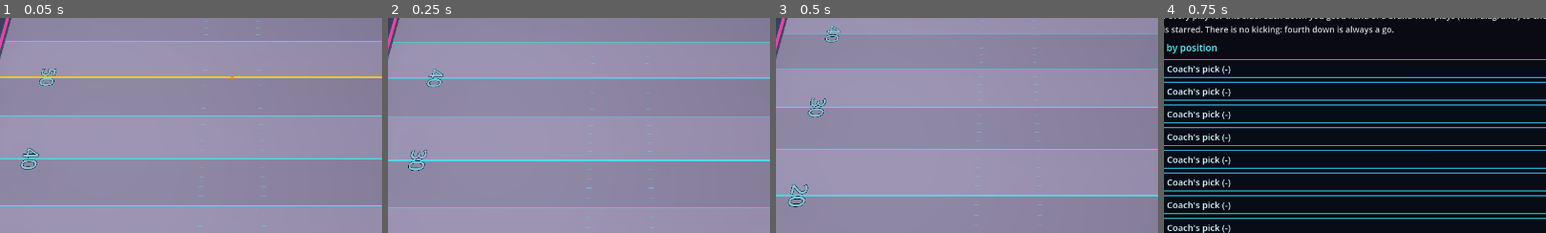
Above: before the commit, frames 1-4 (left to right).
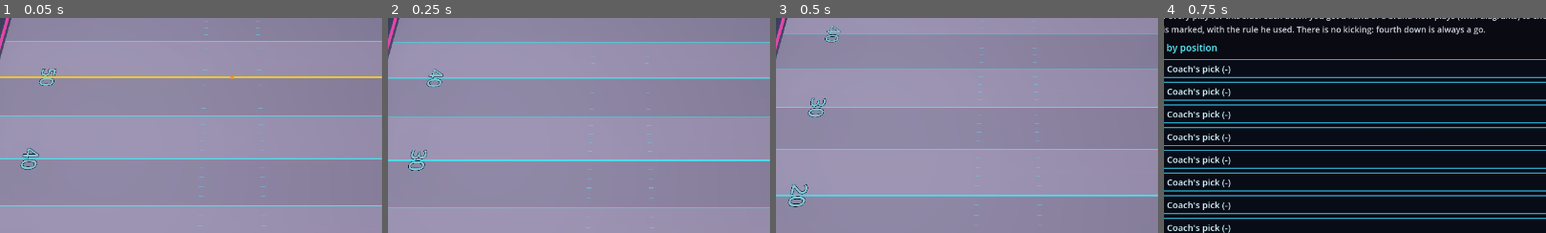
Above: after the commit, the same moments.

Repository: nathandunn/gridiron-bots
Game: Godot game, scene res://scenes/Main.tscn
The game is run twice, just before and just after one commit, with the same random seed, the same clock (stepped at 60 frames per second) and the same inputs.
Inputs:
- Up to frame 1 (0.05 s): no input
- Up to frame 2 (0.25 s): no input
- Up to frame 3 (0.5 s): no input
- Up to frame 4 (0.75 s): click "Teams" at 0.5 s
The pictures show only the part of the screen within x 20-70%, y 42-92%; the shares and areas given below are measured in that part.

Frames 1-3 are identical in both runs. In frame 4, 1.6% of the frame differs, in the area x 2-84%, y 3-8%.
Error in both runs: Out of bounds get index '0' (on base: 'Array') (res://scripts/team.gd:14)

Commit message:
Play picker shows the coach's deciding rule
Co-Authored-By: Claude Opus 5.5 <noreply@anthropic.com>
Claude-Session: https://claude.ai/code/session_01HmE9FLbeVRN99oMBHaGgc2

Diff:
--- a/scripts/game.gd
+++ b/scripts/game.gd
@@ -188,7 +188,7 @@
 		return false
 	var sense := func(id: String, a: Array) -> bool:
 		return _coach_sense(id, a, team, on_offense)
-	Dsl.run(rules, sense, act, {}, 0.0, Coach.MODIFIERS, coach_tally[team] if count else {})
+	out["line"] = Dsl.run(rules, sense, act, {}, 0.0, Coach.MODIFIERS, coach_tally[team] if count else {})
 	if out["kind"] == "":
 		var opts := Library.plays_for("offense" if on_offense else "defense")
 		out["kind"] = "play"
@@ -205,6 +205,11 @@
 	var want: Play = Library.play(String(d.get("play", "")))
 	if want == null:
 		return {"index": -1, "call": String(d.get("kind", ""))}
+	# which of his rules decided it, in his own words
+	var why := "nothing special: his usual mix"
+	for rr in (c.offense_rules if on_offense else c.defense_rules):
+		if int(rr["line"]) == int(d.get("line", -1)):
+			why = String(rr["text"])
 	var fw := Play.features(want)
 	var best := -1
 	var best_d := INF
@@ -213,7 +218,7 @@
 		if dist < best_d:
 			best_d = dist
 			best = i
-	return {"index": best, "call": want.name}
+	return {"index": best, "call": want.name, "why": why}
 
 
 func _coach_sense(id: String, a: Array, team: int, on_offense: bool) -> bool:
--- a/scripts/hud.gd
+++ b/scripts/hud.gd
@@ -478,7 +478,7 @@
 		var b := _button(Game.CALLING_LABEL[mode], func(): main.calling[t] = mode; main.library_changed(); open_teams(), true)
 		b.button_pressed = main.calling[t] == mode
 		cf.add_child(b)
-	var why := {"pick": "You call every play for this side: each down you get a hand of 8 brand-new plays (with diagrams) to choose from. The coach's choice is starred. There is no kicking: fourth down is always a go.",
+	var why := {"pick": "You call every play for this side: each down you get a hand of 8 brand-new plays (with diagrams) to choose from. The coach's choice is marked, with the rule he used. There is no kicking: fourth down is always a go.",
 		"coach": "The coach's rules pick every play.",
 		"random": "Any play in the playbook, picked at random every down.",
 		"generated": "A brand-new play made up every down: random formation, routes, gaps, coverages and blitzes. Save the good ones from the Log."}
@@ -800,7 +800,7 @@
 	var coach_i := int(coach.get("index", -1))
 	var coach_name: String = ((g.teams[team]["coach"]) as Coach).name
 	if coach_i >= 0:
-		var cl := _label("COACH'S PICK: %s would call %s - the marked card is the closest in this hand." % [coach_name, String(coach.get("call", ""))], fs - 1, MAGENTA)
+		var cl := _label("COACH'S PICK: %s would call %s (his rule: %s). The marked card is the closest to it in this hand." % [coach_name, String(coach.get("call", "")), String(coach.get("why", "-"))], fs - 1, MAGENTA)
 		box.add_child(cl)
 		box.move_child(cl, grid.get_index())
 	for ci in hand.size():
